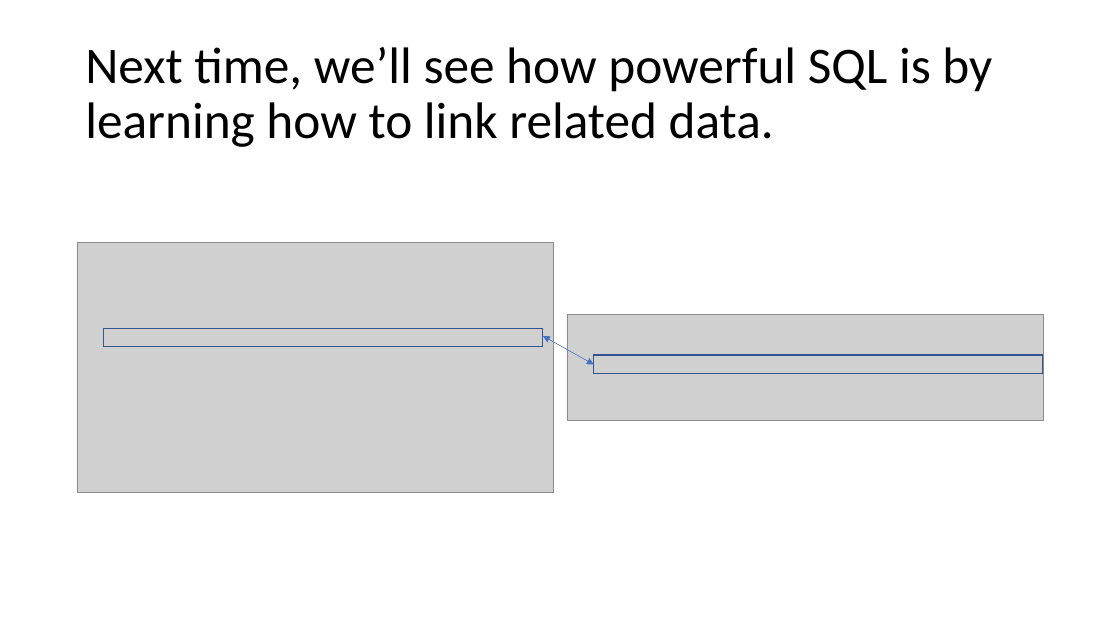
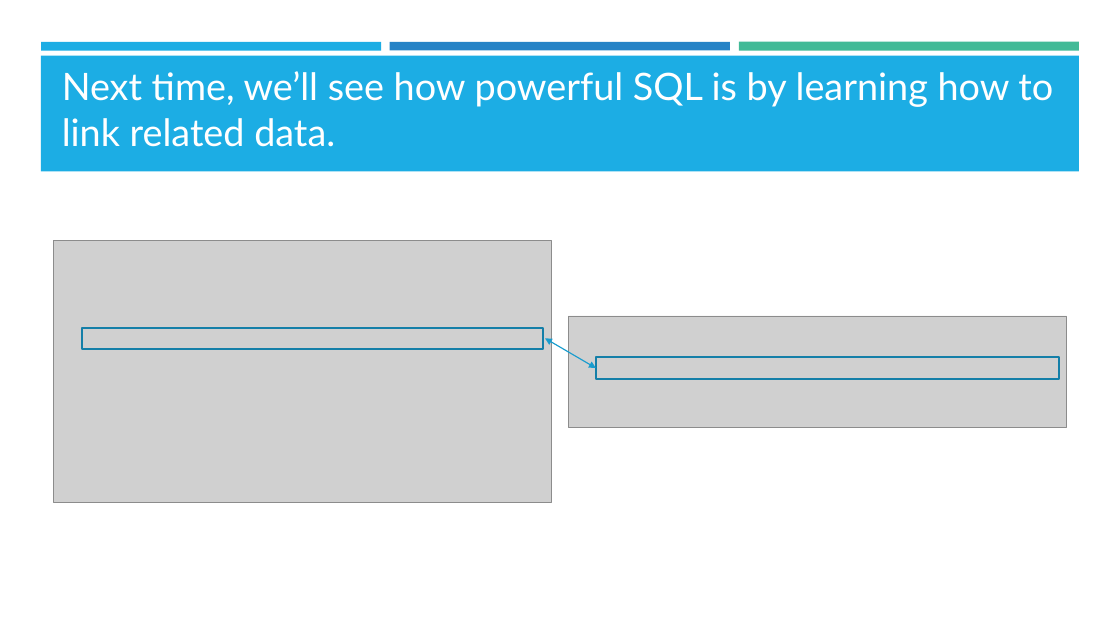
Before and after one commit to kzhu98/kzhu98.github.io, a slide deck: slide 25 of projects/BASWorkshops/SQL/SQL_I.pptx. Drawn at 1120x630 pixels with LibreOffice and Linux fonts; fonts in the diff are those of the drawing; grey boxes stand for pictures; background and template pictures are left out. Boxes give left, top, right and bottom in pixels: in the first picture for what was removed or moved away, otherwise in the second. Text is boxed around its words. In the diff, an @@ line names an element or a change of style, - is before the commit and + after.

```diff
--- a/projects/BASWorkshops/SQL/SQL_I.pptx
+++ b/projects/BASWorkshops/SQL/SQL_I.pptx
@@ rectangle added at [41, 42, 381, 50], fill #1CADE4 @@
@@ rectangle added at [41, 55, 1080, 171], fill #1CADE4 @@
@@ rectangle added at [390, 42, 730, 50], fill #2683C6 @@
@@ rectangle added at [739, 42, 1079, 51], fill #42BA97 @@
@@ title "Next time, we’ll see how ...": place and size @@
-title "Next time, we’ll see how ..." at [85, 47, 992, 147]
+title "Next time, we’ll see how ..." at [62, 71, 1053, 147]
@@ title "Next time, we’ll see how ..." at [62, 71, 1053, 147]: size 44 to 32.4 pt, font Calibri to Lato, text colour #000000 to #FFFFFF; line spacing 0.9 to 1; vertical alignment middle to bottom @@
@@ picture: place and size @@
-picture at [77, 243, 554, 492]
+picture at [54, 241, 552, 502]
@@ rectangle at [82, 328, 543, 349]: outline #325491 1 pt to #1580A9 1.75 pt @@
@@ rectangle: place and size @@
-rectangle at [104, 329, 544, 347]
+rectangle at [82, 328, 543, 349]
@@ picture: place and size @@
-picture at [567, 314, 1044, 420]
+picture at [569, 316, 1067, 427]
@@ double arrow moved from (543, 336) - (594, 365) to (545, 339) - (596, 368) @@
@@ double arrow (545, 339) - (596, 368): stroke #4472C4 0.5 pt to #189CCE 1 pt @@
@@ rectangle: place and size @@
-rectangle at [594, 355, 1044, 374]
+rectangle at [596, 357, 1059, 378]
@@ rectangle at [596, 357, 1059, 378]: outline #325491 1 pt to #1580A9 1.75 pt @@
```
Also in this commit, not shown: 24 other slides changed, 4 other files.
